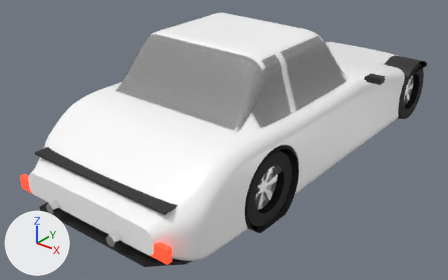
Before and after pictures for a commit that changed the glTF model public/models/cars/bavaria_m4.glb.
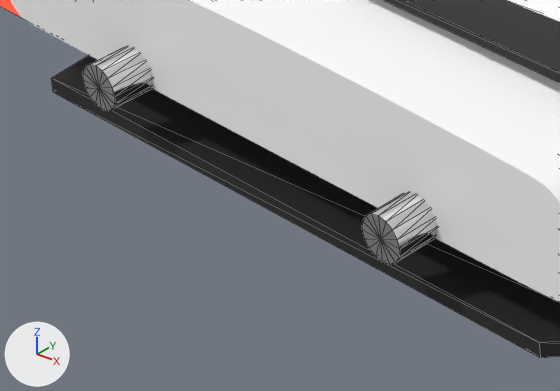
The first picture shows the older version from a camera (50 mm lens) standing at (3.43, -5.18, 2.99) and looking at (-0.17, -0.68, 0.2). The close-ups show the older and then the newer version on the part from 6% to 33% of the width and 68% to 98% of the height of that picture. Only the edits that show in the close-ups are written down. The lights are fixed; the arrows at lower left show +X, +Y and +Z. The close-ups show mesh edges as thin lines. Where no turn or scale is listed for an object, it has been applied to the vertices. Vertices at exactly the same position are counted once.

In view in the first close-up: 'Body', 'Chrome', 'Trim' and 1 more.
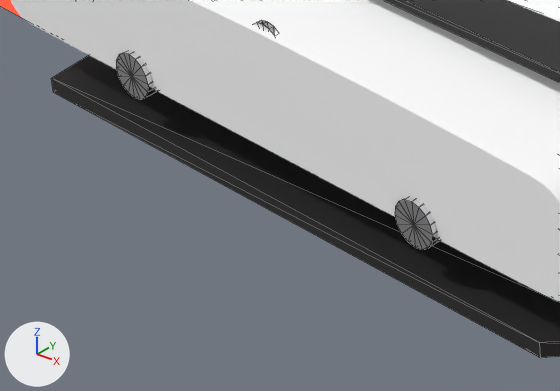
Edits to the scene script, one JSON object a line:
```json
{"block": "me_exhaust_0", "where": "# used by ob_chrome; location = (-0.364, -2.657, 0.28)"}
{"op": "remove", "block": "me_exhaust_0", "code": "me_exhaust_0.from_pydata(...)  # 136 vertices, 256 faces; spans x -0.05..0.77, y -0.05..4.82, z -0.05..0.19"}
{"op": "add", "block": "me_exhaust_0", "code": "me_exhaust_0.from_pydata(...)  # 136 vertices, 256 faces; spans x -0.05..0.77, y -0.05..4.74, z -0.05..0.24"}
{"block": "me_exhaust_0", "change": "me_exhaust_0 part 1: the loose piece of 34 vertices spanning x 0.31..0.41, y 0.03..0.04, z 0.08..0.18 is moved by (0.0, -0.06, 0.07)"}
{"block": "me_exhaust_0", "change": "other edits to the shape of me_exhaust_0 do not show in these pictures"}
{"op": "set", "path": "ob_chrome.location", "old": "(-0.364, -2.657, 0.28)", "new": "(-0.364, -2.587, 0.27)"}
```

Pixel boxes [x1, y1, x2, y2] of what changed, in the close-ups (560 x 391 px; the box of a moved part takes in the faces that stretch with it):
```json
{"object": "Chrome", "change": "reshaped, moved", "before": [83, 46, 437, 264], "after": [116, 20, 440, 250], "on screen": "8% narrower"}
{"part": 1, "of": "me_exhaust_0", "change": "moved or reshaped", "after": [254, 20, 276, 34], "on screen": "not visible before"}
```
